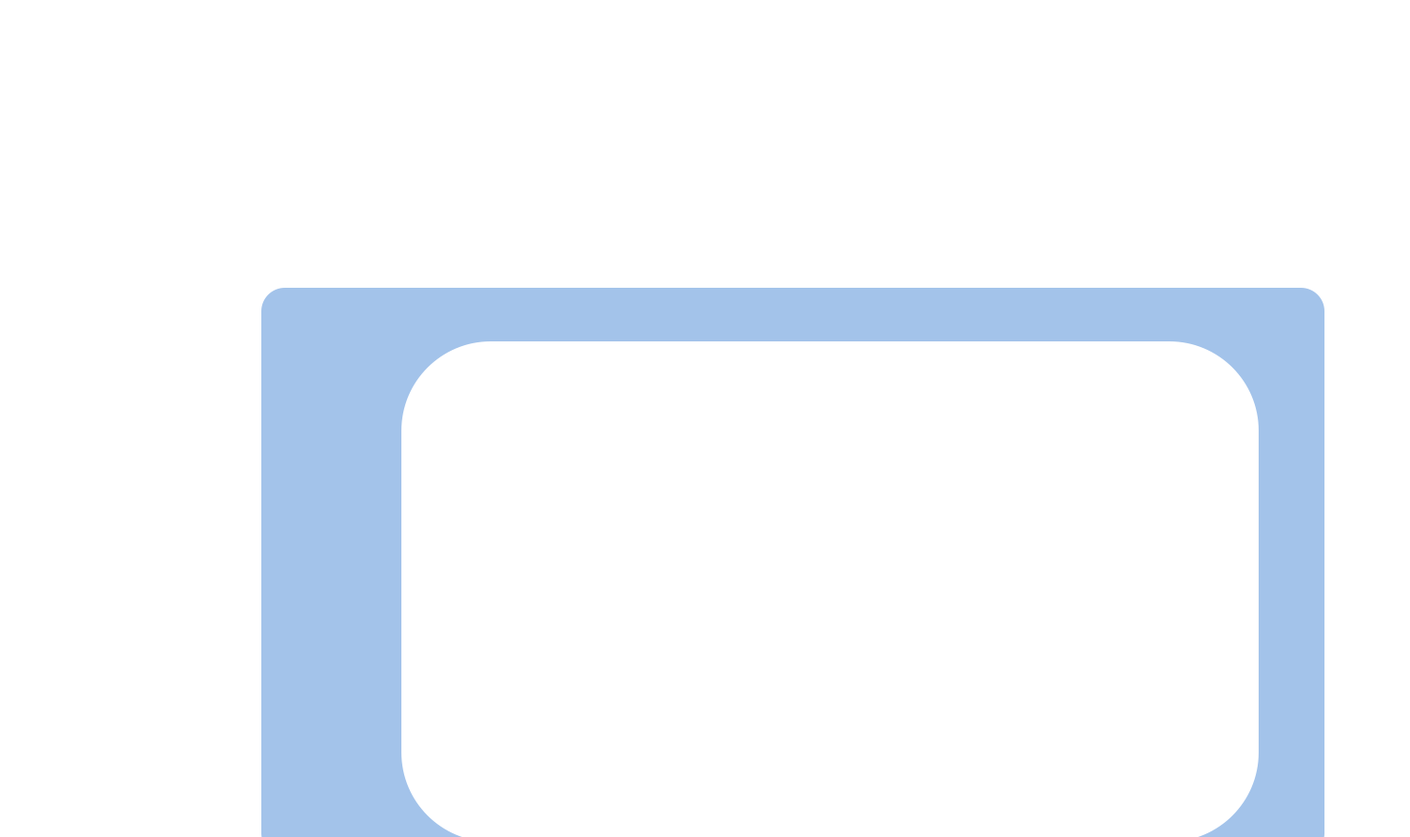
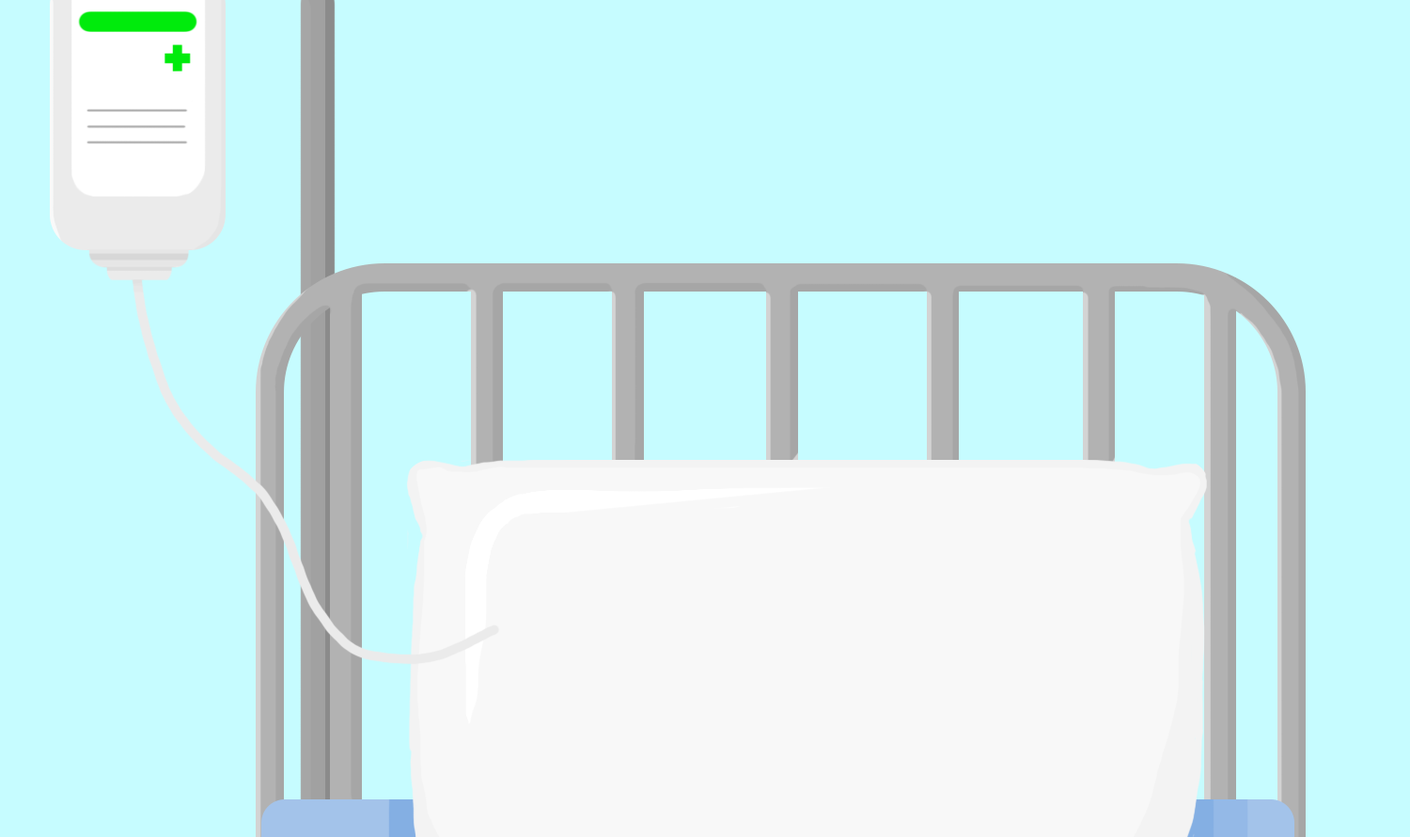
Comparing the layer stacks of the two 1410×837 images. Changes:
removed layer "Rectangle 3" over bbox(401, 341, 1259, 837)
added layer "Layer 15" (overlay) above "Layer 8" over bbox(43, 0, 229, 296)
added layer "Layer 8" above "Layer 16" over bbox(49, 0, 501, 665)
added layer "Layer 16" (overlay) above "Rectangle 5" over bbox(357, 422, 1241, 837)
added layer "Rectangle 5" above "Layer 12" over bbox(406, 459, 1209, 837)
added layer "Layer 12" (overlay) above "Rectangle 2" over bbox(388, 700, 1249, 837)
painted on "Rectangle 2" over bbox(261, 287, 1325, 837)
removed layer "Rectangle 1" over bbox(0, 0, 1410, 837)
removed group "Group 2" (23 layers) over bbox(28, 418, 1383, 837)
removed layer "펭찌의 논란의 그 장면..! EP.3 (지구온난화의 심각성)" from group "Group 2" over bbox(344, 505, 971, 611)
removed layer "펭찌’s 헬스교실 조회수 412만회 1일 전" (was 30%) from group "Group 2" over bbox(343, 667, 1034, 701)
removed layer "Layer 5" from group "Group 2" over bbox(57, 452, 291, 685)
removed layer "Ellipse 1" from group "Group 2" over bbox(63, 464, 253, 654)
removed group "Group 1" (16 layers) from group "Group 2" over bbox(28, 418, 1383, 837)
removed layer "Rectangle 1 copy 2" from group "Group 1" over bbox(28, 418, 1382, 778)
removed layer "Layer 6" from group "Group 1" over bbox(28, 674, 1383, 837)
added layer "Layer 14" (overlay) above "Group 3" over bbox(249, 266, 1315, 837)
added group "Group 3" with 8 layers above "Layer 11" over bbox(255, 263, 1306, 837)
added layer "Rectangle 4" in group "Group 3" over bbox(255, 263, 1306, 837)
added layer "Rectangle 6 copy 6" in group "Group 3" over bbox(1204, 277, 1237, 837)
added layer "Rectangle 6 copy 4" in group "Group 3" over bbox(1082, 277, 1115, 837)
added layer "Layer 11" (overlay) above "Layer 9" over bbox(276, 0, 361, 801)
added layer "Layer 9" above "Layer 10" over bbox(299, 0, 336, 799)
added layer "Layer 10" over bbox(0, 0, 1410, 837)
…and 6 more changes (5 added, 1 removed)
